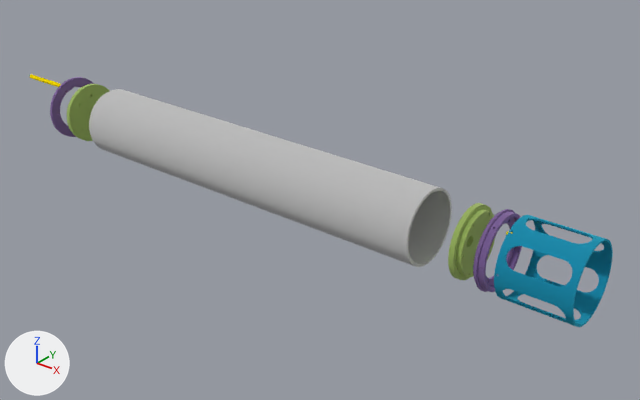
Renders of the glTF model docs/images/generated/baby_auv_exploded_assembly.gltf from each side of a commit.
Rendered twice from a 50 mm camera at (957.0, -735.0, 443.0) aimed at (336.0, 40.0, -38.0). Arrows for +X, +Y and +Z are at lower left; the lights stay in place. Where no turn or scale is listed for an object, it has been applied to the vertices.

In view in the first picture: '1121750a-5e0f-11ee-a365-00155d43104b_part', '11349d56-5e0f-11ee-a365-00155d43104b_part', '11419e84-5e0f-11ee-a365-00155d43104b_part', '11721708-5e0f-11ee-a365-00155d43104b_part', '11bbf634-5e0f-11ee-a365-00155d43104b_part', '12496faa-5e0f-11ee-a365-00155d43104b_part'.
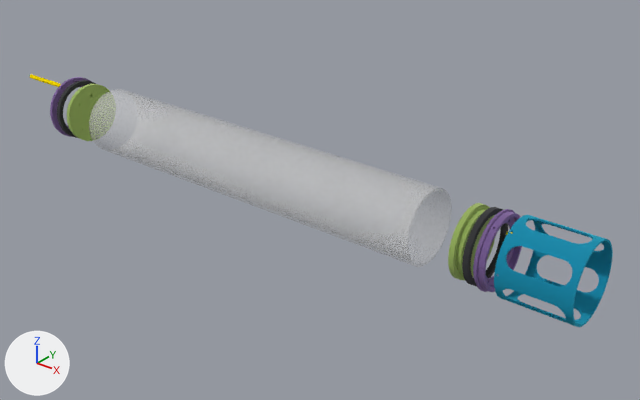
Changed parts and their boxes (x1, y1, x2, y2) in the pictures (640 x 400 px):
'1121750a-5e0f-11ee-a365-00155d43104b_part', surface changed: (89, 89, 452, 267) in both
'e9b84eac-5e19-11ee-837d-00155d4312e9_part', added: after (462, 207, 508, 286)
'e9b8b590-5e19-11ee-837d-00155d4312e9_part', added: after (57, 80, 96, 138)

Diff of the bpy script that builds the scene:
```diff
--- a/docs/images/generated/baby_auv_exploded_assembly.gltf.py
+++ b/docs/images/generated/baby_auv_exploded_assembly.gltf.py
@@ mat_mat_0 @@
 mat_mat_0.base_color = (0.75, 0.75, 0.75)  # light grey #e1e1e1
-mat_mat_0.metallic = 1.0
 mat_mat_0.roughness = 1.0
+mat_mat_0.alpha = 0.25
@@ me_e9b8b590_5e19_11ee_837d_00155d4312e9_part @@
+me_e9b8b590_5e19_11ee_837d_00155d4312e9_part.from_pydata(...)  # 504 vertices, 1008 faces; spans x 0.0..6.0, y -42.0..42.0, z -42.0..42.0
+me_e9b8b590_5e19_11ee_837d_00155d4312e9_part.materials.append(mat_mat_5)  # dark grey #626366
@@ ob_e9b8b590_5e19_11ee_837d_00155d4312e9_part @@
+ob_e9b8b590_5e19_11ee_837d_00155d4312e9_part = bpy.data.objects.new('e9b8b590-5e19-11ee-837d-00155d4312e9_part', me_e9b8b590_5e19_11ee_837d_00155d4312e9_part)
+ob_e9b8b590_5e19_11ee_837d_00155d4312e9_part.location = (-75.0, 0.0, 0.0)
@@ ob_e9b84eac_5e19_11ee_837d_00155d4312e9_part @@
+ob_e9b84eac_5e19_11ee_837d_00155d4312e9_part = bpy.data.objects.new('e9b84eac-5e19-11ee-837d-00155d4312e9_part', me_e9b8b590_5e19_11ee_837d_00155d4312e9_part.copy())
+ob_e9b84eac_5e19_11ee_837d_00155d4312e9_part.location = (585.0, 0.0, 0.0)
```
